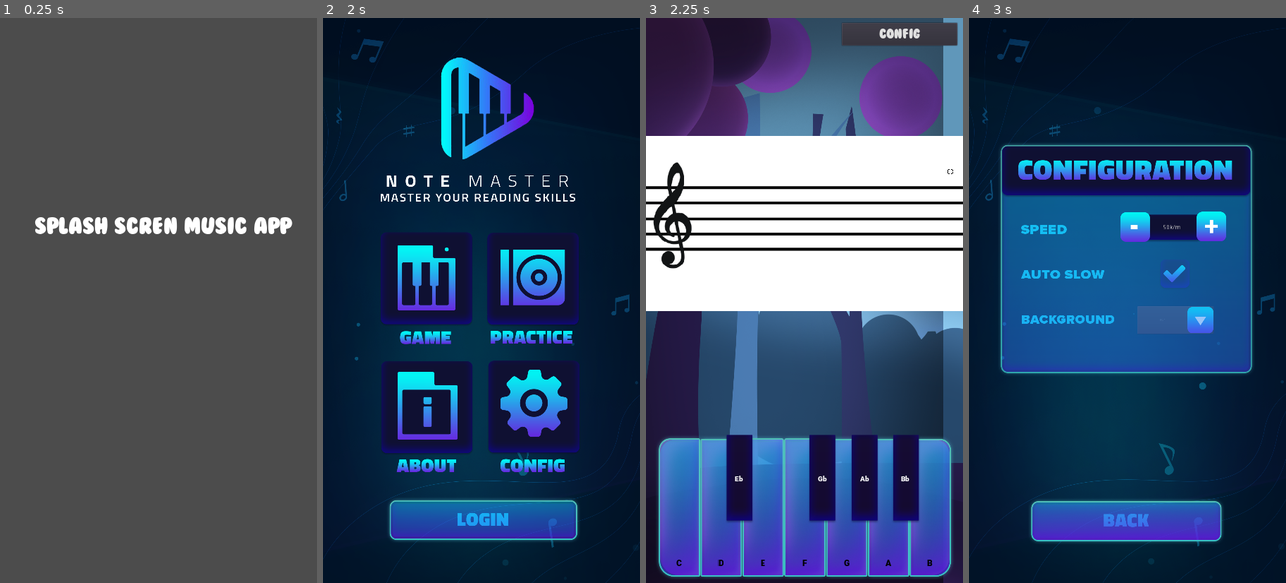
Above: before the commit, frames 1-4 (left to right).
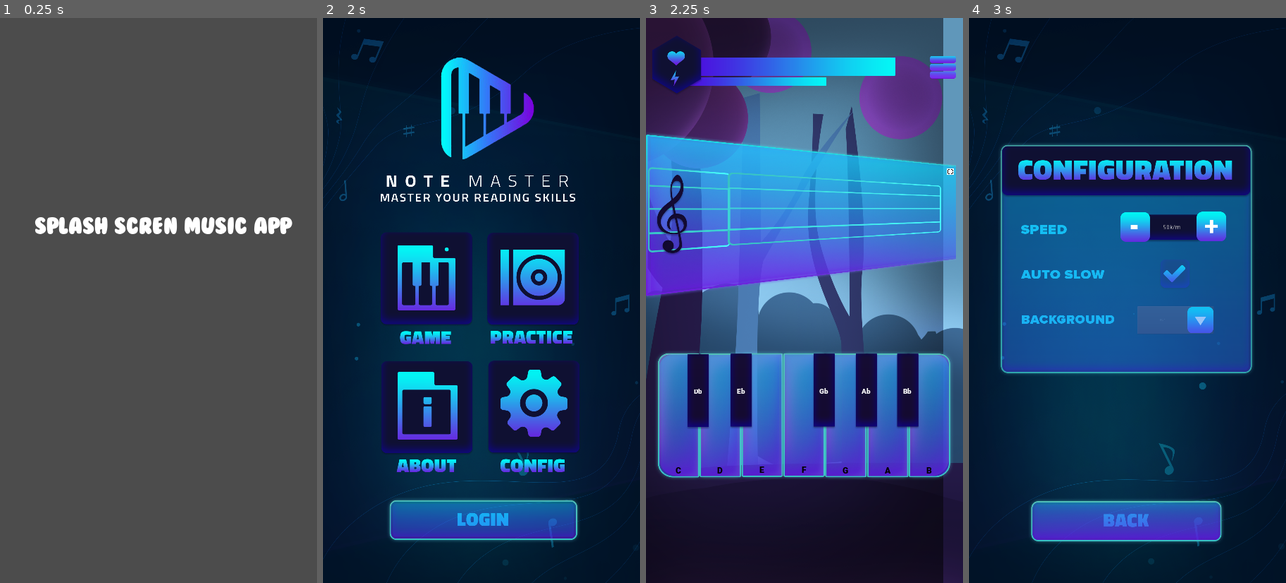
Above: after the commit, the same moments.

Repository: fernandobarahona/MusicApp
Game: Godot game, scene res://Scenes/Mains/SplashScreen.tscn
Same seed, same stepped clock (60 frames per second), same inputs: the game is played once before the commit and once after it.
Inputs (mouse positions are in pixels of both pictures, inside the frame that each line leads up to; where the layout moved, square brackets give the same spot in the first picture):
- Up to frame 1 (0.25 s): no input
- Up to frame 2 (2 s): tap Enter at 0.5 s; move the mouse to (551, 272) at 0.52 s; click (551, 272) at 0.67 s; tap Space at 1.25 s; move the mouse to (418, 328) at 1.27 s; click (418, 328) at 1.42 s
- Up to frame 3 (2.25 s): click (750, 277) at 2 s
- Up to frame 4 (3 s): click (1266, 68) [1222, 34] at 2.75 s

Frames 1-2 are identical in both runs. In frame 3, 72% of the frame differs, in the area x 0-100%, y 0-100%; in frame 4, nothing differs.

Commit message:
piano graphic added

Diff:
--- a/Scenes/Huds/PianoView.tscn
+++ b/Scenes/Huds/PianoView.tscn
@@ -87,152 +87,127 @@
 [ext_resource path="res://fonts/Roboto-Black.ttf" type="DynamicFontData" id=85]
 [ext_resource path="res://Sprites/Design/gameplay/_0011_Layer-76.png" type="Texture" id=86]
 [ext_resource path="res://Sprites/Design/gameplay/_0010_Layer-76-copy-2.png" type="Texture" id=87]
-[ext_resource path="res://Sprites/Design/gameplay/gameplay.jpg" type="Texture" id=88]
-
-[sub_resource type="StyleBoxFlat" id=3]
-bg_color = Color( 1, 1, 1, 1 )
-border_width_left = 2
-border_width_top = 2
-border_width_right = 2
-border_width_bottom = 2
-border_color = Color( 0, 0, 0, 1 )
-
-[sub_resource type="StyleBoxTexture" id=29]
+[ext_resource path="res://Audios/Keys/Db7.wav" type="AudioStream" id=89]
+[ext_resource path="res://Audios/Keys/Db8.wav" type="AudioStream" id=90]
+[ext_resource path="res://Audios/Keys/Db5.wav" type="AudioStream" id=91]
+[ext_resource path="res://Audios/Keys/Db6.wav" type="AudioStream" id=92]
+[ext_resource path="res://Audios/Keys/Db1.wav" type="AudioStream" id=93]
+[ext_resource path="res://Audios/Keys/Db2.wav" type="AudioStream" id=94]
+[ext_resource path="res://Audios/Keys/Db3.wav" type="AudioStream" id=95]
+[ext_resource path="res://Audios/Keys/Db4.wav" type="AudioStream" id=96]
+
+[sub_resource type="StyleBoxTexture" id=27]
 texture = ExtResource( 2 )
 region_rect = Rect2( 0, 0, 177, 514 )
 
-[sub_resource type="DynamicFont" id=5]
+[sub_resource type="StyleBoxTexture" id=2]
+texture = ExtResource( 2 )
+region_rect = Rect2( 0, 0, 177, 514 )
+
+[sub_resource type="DynamicFont" id=3]
 size = 20
 outline_color = Color( 0, 0, 0, 1 )
 extra_spacing_top = 250
 font_data = ExtResource( 85 )
 
-[sub_resource type="StyleBoxFlat" id=6]
-bg_color = Color( 1, 1, 1, 1 )
-border_width_left = 2
-border_width_top = 2
-border_width_right = 2
-border_width_bottom = 2
-border_color = Color( 0, 0, 0, 1 )
+[sub_resource type="StyleBoxTexture" id=28]
+texture = ExtResource( 87 )
+region_rect = Rect2( 0, 0, 177, 514 )
+
+[sub_resource type="StyleBoxTexture" id=5]
+texture = ExtResource( 87 )
+region_rect = Rect2( 0, 0, 177, 514 )
+
+[sub_resource type="StyleBoxTexture" id=29]
+texture = ExtResource( 87 )
+region_rect = Rect2( 0, 0, 177, 514 )
+
+[sub_resource type="StyleBoxTexture" id=7]
+texture = ExtResource( 87 )
+region_rect = Rect2( 0, 0, 177, 514 )
+
+[sub_resource type="StyleBoxTexture" id=30]
+texture = ExtResource( 87 )
+region_rect = Rect2( 0, 0, 177, 514 )
+
+[sub_resource type="StyleBoxTexture" id=9]
+texture = ExtResource( 87 )
+region_rect = Rect2( 0, 0, 177, 514 )
 
 [sub_resource type="StyleBoxTexture" id=31]
 texture = ExtResource( 87 )
 region_rect = Rect2( 0, 0, 177, 514 )
 
-[sub_resource type="StyleBoxFlat" id=8]
-bg_color = Color( 1, 1, 1, 1 )
-border_width_left = 2
-border_width_top = 2
-border_width_right = 2
-border_width_bottom = 2
-border_color = Color( 0, 0, 0, 1 )
+[sub_resource type="StyleBoxTexture" id=11]
+texture = ExtResource( 87 )
+region_rect = Rect2( 0, 0, 177, 514 )
 
 [sub_resource type="StyleBoxTexture" id=32]
 texture = ExtResource( 87 )
 region_rect = Rect2( 0, 0, 177, 514 )
 
-[sub_resource type="StyleBoxFlat" id=10]
-bg_color = Color( 1, 1, 1, 1 )
-border_width_left = 2
-border_width_top = 2
-border_width_right = 2
-border_width_bottom = 2
-border_color = Color( 0, 0, 0, 1 )
+[sub_resource type="StyleBoxTexture" id=13]
+texture = ExtResource( 87 )
+region_rect = Rect2( 0, 0, 177, 514 )
 
 [sub_resource type="StyleBoxTexture" id=33]
-texture = ExtResource( 87 )
-region_rect = Rect2( 0, 0, 177, 514 )
-
-[sub_resource type="StyleBoxFlat" id=12]
-bg_color = Color( 1, 1, 1, 1 )
-border_width_left = 2
-border_width_top = 2
-border_width_right = 2
-border_width_bottom = 2
-border_color = Color( 0, 0, 0, 1 )
+texture = ExtResource( 86 )
+region_rect = Rect2( 0, 0, 177, 514 )
+
+[sub_resource type="StyleBoxTexture" id=15]
+texture = ExtResource( 86 )
+region_rect = Rect2( 0, 0, 177, 514 )
 
 [sub_resource type="StyleBoxTexture" id=34]
-texture = ExtResource( 87 )
-region_rect = Rect2( 0, 0, 177, 514 )
-
-[sub_resource type="StyleBoxFlat" id=14]
-bg_color = Color( 1, 1, 1, 1 )
-border_width_left = 2
-border_width_top = 2
-border_width_right = 2
-border_width_bottom = 2
-border_color = Color( 0, 0, 0, 1 )
+texture = ExtResource( 13 )
+region_rect = Rect2( 0, 0, 96, 296 )
+
+[sub_resource type="StyleBoxTexture" id=17]
+texture = ExtResource( 13 )
+region_rect = Rect2( 0, 0, 96, 296 )
+
+[sub_resource type="DynamicFont" id=18]
+font_data = ExtResource( 85 )
 
 [sub_resource type="StyleBoxTexture" id=35]
-texture = ExtResource( 87 )
-region_rect = Rect2( 0, 0, 177, 514 )
-
-[sub_resource type="StyleBoxFlat" id=16]
-bg_color = Color( 1, 1, 1, 1 )
-border_width_left = 2
-border_width_top = 2
-border_width_right = 2
-border_width_bottom = 2
-border_color = Color( 0, 0, 0, 1 )
-
-[sub_resource type="StyleBoxTexture" id=30]
-texture = ExtResource( 86 )
-region_rect = Rect2( 0, 0, 177, 514 )
-
-[sub_resource type="StyleBoxFlat" id=21]
-bg_color = Color( 0, 0, 0, 1 )
-border_width_left = 2
-border_width_top = 2
-border_width_right = 2
-border_width_bottom = 2
-border_color = Color( 0, 0, 0, 1 )
+texture = ExtResource( 13 )
+region_rect = Rect2( 0, 0, 96, 296 )
+
+[sub_resource type="StyleBoxTexture" id=20]
+texture = ExtResource( 13 )
+region_rect = Rect2( 0, 0, 96, 296 )
+
+[sub_resource type="StyleBoxTexture" id=21]
+texture = ExtResource( 13 )
+region_rect = Rect2( 0, 0, 96, 296 )
+
+[sub_resource type="StyleBoxTexture" id=22]
+texture = ExtResource( 13 )
+region_rect = Rect2( 0, 0, 96, 296 )
 
 [sub_resource type="StyleBoxTexture" id=36]
 texture = ExtResource( 13 )
 region_rect = Rect2( 0, 0, 96, 296 )
 
-[sub_resource type="DynamicFont" id=20]
-font_data = ExtResource( 85 )
+[sub_resource type="StyleBoxTexture" id=24]
+texture = ExtResource( 13 )
+region_rect = Rect2( 0, 0, 96, 296 )
 
 [sub_resource type="StyleBoxTexture" id=37]
 texture = ExtResource( 13 )
 region_rect = Rect2( 0, 0, 96, 296 )
 
-[sub_resource type="StyleBoxTexture" id=38]
-texture = ExtResource( 13 )
-region_rect = Rect2( 0, 0, 96, 296 )
-
-[sub_resource type="StyleBoxFlat" id=25]
-bg_color = Color( 0, 0, 0, 1 )
-border_width_left = 2
-border_width_top = 2
-border_width_right = 2
-border_width_bottom = 2
-border_color = Color( 0, 0, 0, 1 )
-
-[sub_resource type="StyleBoxTexture" id=39]
-texture = ExtResource( 13 )
-region_rect = Rect2( 0, 0, 96, 296 )
-
-[sub_resource type="StyleBoxFlat" id=27]
-bg_color = Color( 0, 0, 0, 1 )
-border_width_left = 2
-border_width_top = 2
-border_width_right = 2
-border_width_bottom = 2
-border_color = Color( 0, 0, 0, 1 )
-
-[sub_resource type="StyleBoxTexture" id=40]
+[sub_resource type="StyleBoxTexture" id=26]
 texture = ExtResource( 13 )
 region_rect = Rect2( 0, 0, 96, 296 )
 
 [node name="Piano" type="Control"]
 anchor_right = 1.0
 anchor_bottom = 1.0
-margin_left = -4.3797
-margin_top = 1.22052
-margin_right = -4.3797
-margin_bottom = 1.22046
+margin_left = -6.1615
+margin_top = 29.7293
+margin_right = -6.1615
+margin_bottom = 29.7292
 script = ExtResource( 3 )
 __meta__ = {
 "_edit_use_anchors_": false
@@ -240,12 +215,12 @@
 
 [node name="C" type="Button" parent="."]
 margin_left = 25.0
-margin_top = 942.854
+margin_top = 721.854
 margin_right = 135.0
-margin_bottom = 1272.85
-custom_styles/focus = SubResource( 3 )
-custom_styles/normal = SubResource( 29 )
-custom_fonts/font = SubResource( 5 )
+margin_bottom = 1018.05
+custom_styles/focus = SubResource( 27 )
+custom_styles/normal = SubResource( 2 )
+custom_fonts/font = SubResource( 3 )
 custom_colors/font_color = Color( 0, 0, 0, 1 )
 custom_colors/font_color_hover = Color( 0, 0, 0, 1 )
 text = "C"
@@ -297,12 +272,12 @@
 
 [node name="D" type="Button" parent="."]
 margin_left = 120.0
-margin_top = 944.158
+margin_top = 723.158
 margin_right = 230.0
-margin_bottom = 1273.16
-custom_styles/focus = SubResource( 6 )
-custom_styles/normal = SubResource( 31 )
-custom_fonts/font = SubResource( 5 )
+margin_bottom = 1018.15
+custom_styles/focus = SubResource( 28 )
+custom_styles/normal = SubResource( 5 )
+custom_fonts/font = SubResource( 3 )
 custom_colors/font_color = Color( 0, 0, 0, 1 )
 custom_colors/font_color_hover = Color( 0, 0, 0, 1 )
 text = "D"
@@ -350,12 +325,12 @@
 
 [node name="E" type="Button" parent="."]
 margin_left = 215.0
-margin_top = 942.854
+margin_top = 721.854
 margin_right = 325.0
-margin_bottom = 1272.85
-custom_styles/focus = SubResource( 8 )
-custom_styles/normal = SubResource( 32 )
-custom_fonts/font = SubResource( 5 )
+margin_bottom = 1016.85
+custom_styles/focus = SubResource( 29 )
+custom_styles/normal = SubResource( 7 )
+custom_fonts/font = SubResource( 3 )
 custom_colors/font_color = Color( 0, 0, 0, 1 )
 custom_colors/font_color_hover = Color( 0, 0, 0, 1 )
 text = "E"
@@ -410,12 +385,12 @@
 
 [node name="F" type="Button" parent="."]
 margin_left = 310.0
-margin_top = 942.854
+margin_top = 721.854
 margin_right = 420.0
-margin_bottom = 1272.85
-custom_styles/focus = SubResource( 10 )
-custom_styles/normal = SubResource( 33 )
-custom_fonts/font = SubResource( 5 )
+margin_bottom = 1016.85
+custom_styles/focus = SubResource( 30 )
+custom_styles/normal = SubResource( 9 )
+custom_fonts/font = SubResource( 3 )
 custom_colors/font_color = Color( 0, 0, 0, 1 )
 custom_colors/font_color_hover = Color( 0, 0, 0, 1 )
 text = "F"
@@ -463,12 +438,12 @@
 
 [node name="G" type="Button" parent="."]
 margin_left = 405.0
-margin_top = 944.158
+margin_top = 723.158
 margin_right = 515.0
-margin_bottom = 1273.16
-custom_styles/focus = SubResource( 12 )
-custom_styles/normal = SubResource( 34 )
-custom_fonts/font = SubResource( 5 )
+margin_bottom = 1018.15
+custom_styles/focus = SubResource( 31 )
+custom_styles/normal = SubResource( 11 )
+custom_fonts/font = SubResource( 3 )
 custom_colors/font_color = Color( 0, 0, 0, 1 )
 custom_colors/font_color_hover = Color( 0, 0, 0, 1 )
 text = "G"
@@ -516,12 +491,12 @@
 
 [node name="A" type="Button" parent="."]
 margin_left = 500.0
-margin_top = 944.158
+margin_top = 723.158
 margin_right = 610.0
-margin_bottom = 1273.16
-custom_styles/focus = SubResource( 14 )
-custom_styles/normal = SubResource( 35 )
-custom_fonts/font = SubResource( 5 )
+margin_bottom = 1018.15
+custom_styles/focus = SubResource( 32 )
+custom_styles/normal = SubResource( 13 )
+custom_fonts/font = SubResource( 3 )
 custom_colors/font_color = Color( 0, 0, 0, 1 )
 custom_colors/font_color_hover = Color( 0, 0, 0, 1 )
 text = "A"
@@ -574,12 +549,12 @@
 
 [node name="B" type="Button" parent="."]
 margin_left = 595.0
-margin_top = 944.158
+margin_top = 723.158
 margin_right = 705.0
-margin_bottom = 1273.16
-custom_styles/focus = SubResource( 16 )
-custom_styles/normal = SubResource( 30 )
-custom_fonts/font = SubResource( 5 )
+margin_bottom = 1018.15
+custom_styles/focus = SubResource( 33 )
+custom_styles/normal = SubResource( 15 )
+custom_fonts/font = SubResource( 3 )
 custom_colors/font_color = Color( 0, 0, 0, 1 )
 custom_colors/font_color_hover = Color( 0, 0, 0, 1 )
 text = "B"
@@ -630,14 +605,72 @@
 stream = ExtResource( 57 )
 volume_db = 24.0
 
+[node name="Db" type="Button" parent="."]
+margin_left = 97.0
+margin_top = 731.0
+margin_right = 152.0
+margin_bottom = 903.0
+custom_styles/focus = SubResource( 34 )
+custom_styles/normal = SubResource( 17 )
+custom_fonts/font = SubResource( 18 )
+custom_colors/font_color = Color( 1, 1, 1, 1 )
+custom_colors/font_color_hover = Color( 1, 1, 1, 1 )
+custom_colors/font_color_pressed = Color( 1, 1, 1, 1 )
+text = "Db"
+script = ExtResource( 1 )
+__meta__ = {
+"_edit_use_anchors_": false
+}
+key_note = 7
+
+[node name="Player1" type="AudioStreamPlayer2D" parent="Db"]
+position = Vector2( -132.644, -0.157959 )
+stream = ExtResource( 93 )
+volume_db = 24.0
+
+[node name="Player2" type="AudioStreamPlayer2D" parent="Db"]
+position = Vector2( -132.644, -0.157959 )
+stream = ExtResource( 94 )
+volume_db = 24.0
+
+[node name="Player3" type="AudioStreamPlayer2D" parent="Db"]
+position = Vector2( -132.644, -0.157959 )
+stream = ExtResource( 95 )
+volume_db = 24.0
+
+[node name="Player4" type="AudioStreamPlayer2D" parent="Db"]
+position = Vector2( -132.644, -0.157959 )
+stream = ExtResource( 96 )
+volume_db = 24.0
+
+[node name="Player5" type="AudioStreamPlayer2D" parent="Db"]
+position = Vector2( -132.644, -0.157959 )
+stream = ExtResource( 91 )
+volume_db = 24.0
+
+[node name="Player6" type="AudioStreamPlayer2D" parent="Db"]
+position = Vector2( -132.644, -0.157959 )
+stream = ExtResource( 92 )
+volume_db = 24.0
+
+[node name="Player7" type="AudioStreamPlayer2D" parent="Db"]
+position = Vector2( -132.644, -0.157959 )
+stream = ExtResource( 89 )
+volume_db = 24.0
+
+[node name="Player8" type="AudioStreamPlayer2D" parent="Db"]
+position = Vector2( -132.644, -0.157959 )
+stream = ExtResource( 90 )
+volume_db = 24.0
+
 [node name="Eb" type="Button" parent="."]
-margin_left = 183.0
-margin_top = 943.0
+margin_left = 195.0
+margin_top = 730.0
 margin_right = 250.0
-margin_bottom = 1145.0
-custom_styles/focus = SubResource( 21 )
-custom_styles/normal = SubResource( 36 )
-custom_fonts/font = SubResource( 20 )
+margin_bottom = 902.0
+custom_styles/focus = SubResource( 35 )
+custom_styles/normal = SubResource( 20 )
+custom_fonts/font = SubResource( 18 )
 custom_colors/font_color = Color( 1, 1, 1, 1 )
 custom_colors/font_color_hover = Color( 1, 1, 1, 1 )
 custom_colors/font_color_pressed = Color( 1, 1, 1, 1 )
@@ -684,13 +717,13 @@
 volume_db = 24.0
 
 [node name="Gb" type="Button" parent="."]
-margin_left = 371.0
-margin_top = 943.0
+margin_left = 383.0
+margin_top = 730.0
 margin_right = 438.0
-margin_bottom = 1145.0
-custom_styles/focus = SubResource( 37 )
-custom_styles/normal = SubResource( 38 )
-custom_fonts/font = SubResource( 20 )
+margin_bottom = 902.0
+custom_styles/focus = SubResource( 21 )
+custom_styles/normal = SubResource( 22 )
+custom_fonts/font = SubResource( 18 )
 custom_colors/font_color = Color( 1, 1, 1, 1 )
 custom_colors/font_color_hover = Color( 1, 1, 1, 1 )
 custom_colors/font_color_pressed = Color( 1, 1, 1, 1 )
@@ -737,13 +770,13 @@
 volume_db = 24.0
 
 [node name="Ab" type="Button" parent="."]
-margin_left = 467.0
-margin_top = 943.0
+margin_left = 479.0
+margin_top = 730.0
 margin_right = 534.0
-margin_bottom = 1145.0
-custom_styles/focus = SubResource( 25 )
-custom_styles/normal = SubResource( 39 )
-custom_fonts/font = SubResource( 20 )
+margin_bottom = 902.0
+custom_styles/focus = SubResource( 36 )
+custom_styles/normal = SubResource( 24 )
+custom_fonts/font = SubResource( 18 )
 custom_colors/font_color = Color( 1, 1, 1, 1 )
 custom_colors/font_color_hover = Color( 1, 1, 1, 1 )
 custom_colors/font_color_pressed = Color( 1, 1, 1, 1 )
@@ -797,13 +830,13 @@
 attenuation = 0.225313
 
 [node name="Bb" type="Button" parent="."]
-margin_left = 561.0
-margin_top = 943.0
+margin_left = 573.0
+margin_top = 730.0
 margin_right = 628.0
-margin_bottom = 1145.0
-custom_styles/focus = SubResource( 27 )
-custom_styles/normal = SubResource( 40 )
-custom_fonts/font = SubResource( 20 )
+margin_bottom = 902.0
+custom_styles/focus = SubResource( 37 )
+custom_styles/normal = SubResource( 26 )
+custom_fonts/font = SubResource( 18 )
 custom_colors/font_color = Color( 1, 1, 1, 1 )
 custom_colors/font_color_hover = Color( 1, 1, 1, 1 )
 custom_colors/font_color_pressed = Color( 1, 1, 1, 1 )
@@ -861,10 +894,6 @@
 stream = ExtResource( 62 )
 volume_db = 24.0
 attenuation = 0.143587
-
-[node name="gameplay" type="Sprite" parent="Bb"]
-position = Vector2( 826.182, -444.956 )
-texture = ExtResource( 88 )
 
 [connection signal="button_down" from="C" to="." method="_on_C_button_down"]
 [connection signal="button_down" from="D" to="." method="_on_D_button_down"]
@@ -873,6 +902,7 @@
 [connection signal="button_down" from="G" to="." method="_on_G_button_down"]
 [connection signal="button_down" from="A" to="." method="_on_A_button_down"]
 [connection signal="button_down" from="B" to="." method="_on_B_button_down"]
+[connection signal="button_down" from="Db" to="." method="_on_Eb_button_down"]
 [connection signal="button_down" from="Eb" to="." method="_on_Eb_button_down"]
 [connection signal="button_down" from="Gb" to="." method="_on_Gb_button_down"]
 [connection signal="button_down" from="Ab" to="." method="_on_Ab_button_down"]
--- a/Scenes/Huds/SheetView.tscn
+++ b/Scenes/Huds/SheetView.tscn
@@ -1,8 +1,12 @@
-[gd_scene load_steps=4 format=2]
+[gd_scene load_steps=8 format=2]
 
-[ext_resource path="res://Sprites/sheet.png" type="Texture" id=1]
+[ext_resource path="res://Sprites/Design/gameplay/_0018_box.png" type="Texture" id=1]
 [ext_resource path="res://Scripts/Piano/SheetView.gd" type="Script" id=2]
 [ext_resource path="res://Sprites/note.PNG" type="Texture" id=3]
+[ext_resource path="res://Sprites/Design/gameplay/gameplay.jpg" type="Texture" id=4]
+[ext_resource path="res://Sprites/Design/gameplay/_0017_Layer-73.png" type="Texture" id=5]
+[ext_resource path="res://Sprites/Design/gameplay/_0016_Rectangle-3-copy-3.png" type="Texture" id=6]
+[ext_resource path="res://Sprites/Design/gameplay/_0014_Vector-Smart-Object.png" type="Texture" id=7]
 
 [node name="Sheet" type="Control"]
 anchor_right = 1.0
@@ -15,9 +19,23 @@
 }
 
 [node name="Sprite" type="Sprite" parent="."]
-position = Vector2( 388.251, 462.769 )
-scale = Vector2( 1.00879, 1.00879 )
+position = Vector2( 352.265, 443.892 )
+scale = Vector2( 0.567453, 0.567453 )
 texture = ExtResource( 1 )
+
+[node name="_0017_Layer-73" type="Sprite" parent="Sprite"]
+position = Vector2( -448.408, -21.5569 )
+scale = Vector2( 1.03756, 1.03756 )
+texture = ExtResource( 5 )
+
+[node name="_0016_Rectangle-3-copy-3" type="Sprite" parent="Sprite"]
+position = Vector2( 133.223, -25.2812 )
+scale = Vector2( 1.04206, 1.04206 )
+texture = ExtResource( 6 )
+
+[node name="_0014_Vector-Smart-Object" type="Sprite" parent="Sprite"]
+position = Vector2( -516.788, -0.174438 )
+texture = ExtResource( 7 )
 
 [node name="Highlight" type="Sprite" parent="."]
 position = Vector2( 761.485, 577.712 )
@@ -25,43 +43,43 @@
 texture = ExtResource( 3 )
 
 [node name="posA3" type="Position2D" parent="."]
-position = Vector2( 691.104, 577.931 )
+position = Vector2( 691.104, 530.931 )
 
 [node name="posB3" type="Position2D" parent="."]
-position = Vector2( 691.05, 561.985 )
+position = Vector2( 691.05, 518.985 )
 
 [node name="posC4" type="Position2D" parent="."]
-position = Vector2( 690.786, 545.859 )
+position = Vector2( 690.786, 505.859 )
 
 [node name="posD4" type="Position2D" parent="."]
-position = Vector2( 690.766, 529.553 )
+position = Vector2( 690.766, 490.553 )
 
 [node name="posE4" type="Position2D" parent="."]
-position = Vector2( 690.979, 520.695 )
+position = Vector2( 690.979, 482.695 )
 
 [node name="posF4" type="Position2D" parent="."]
-position = Vector2( 690.693, 505.081 )
+position = Vector2( 690.693, 471.081 )
 
 [node name="posG4" type="Position2D" parent="."]
-position = Vector2( 690.693, 486.351 )
+position = Vector2( 690.693, 459.351 )
 
 [node name="posA4" type="Position2D" parent="."]
-position = Vector2( 690.577, 470.292 )
+position = Vector2( 690.577, 446.292 )
 
 [node name="posB4" type="Position2D" parent="."]
-position = Vector2( 690.952, 452.313 )
+position = Vector2( 690.952, 429.313 )
 
 [node name="posC5" type="Position2D" parent="."]
-position = Vector2( 690.952, 433.209 )
+position = Vector2( 690.952, 414.209 )
 
 [node name="posD5" type="Position2D" parent="."]
-position = Vector2( 690.952, 416.353 )
+position = Vector2( 690.952, 400.353 )
 
 [node name="posE5" type="Position2D" parent="."]
-position = Vector2( 690.952, 397.999 )
+position = Vector2( 690.952, 389.999 )
 
 [node name="posF5" type="Position2D" parent="."]
-position = Vector2( 691.313, 381.77 )
+position = Vector2( 691.313, 378.77 )
 
 [node name="posG5" type="Position2D" parent="."]
 position = Vector2( 691.635, 371.876 )
@@ -71,3 +89,8 @@
 
 [node name="posB5" type="Position2D" parent="."]
 position = Vector2( 691.514, 345.269 )
+
+[node name="gameplay" type="Sprite" parent="."]
+position = Vector2( 1109.64, 637.223 )
+scale = Vector2( 0.580283, 0.580283 )
+texture = ExtResource( 4 )
--- a/Scenes/Mains/GameScene.tscn
+++ b/Scenes/Mains/GameScene.tscn
@@ -1,11 +1,26 @@
-[gd_scene load_steps=8 format=2]
+[gd_scene load_steps=17 format=2]
 
 [ext_resource path="res://fonts/Bubblegum.ttf" type="DynamicFontData" id=1]
 [ext_resource path="res://Scripts/SceneManager/GameScene.gd" type="Script" id=2]
 [ext_resource path="res://Scenes/Huds/PopupLeave.tscn" type="PackedScene" id=3]
 [ext_resource path="res://Scenes/Huds/PianoView.tscn" type="PackedScene" id=4]
 [ext_resource path="res://Scenes/Huds/SheetView.tscn" type="PackedScene" id=5]
-[ext_resource path="res://Sprites/Design/gameplay/_0019_bg.png" type="Texture" id=6]
+[ext_resource path="res://Sprites/Design/gameplay/gameplay.jpg" type="Texture" id=6]
+[ext_resource path="res://Sprites/Design/gameplay/_0019_bg.png" type="Texture" id=7]
+[ext_resource path="res://Sprites/Design/gameplay/_0008_buttons.png" type="Texture" id=8]
+[ext_resource path="res://Sprites/Design/gameplay/_0004_Rectangle-5-copy-7.png" type="Texture" id=9]
+[ext_resource path="res://Sprites/Design/gameplay/_0005_Rectangle-5-copy-5.png" type="Texture" id=10]
+[ext_resource path="res://Sprites/Design/gameplay/_0003_Polygon-1.png" type="Texture" id=11]
+[ext_resource path="res://Sprites/Design/gameplay/_0001_Layer-64.png" type="Texture" id=12]
+[ext_resource path="res://Sprites/Design/gameplay/_0002_Layer-65.png" type="Texture" id=13]
+
+[sub_resource type="StyleBoxTexture" id=2]
+texture = ExtResource( 8 )
+region_rect = Rect2( 0, 0, 99, 87 )
+
+[sub_resource type="StyleBoxTexture" id=3]
+texture = ExtResource( 8 )
+region_rect = Rect2( 0, 0, 99, 87 )
 
 [sub_resource type="DynamicFont" id=1]
 size = 30
@@ -24,19 +39,8 @@
 [node name="bg" type="TextureRect" parent="HUD"]
 margin_right = 720.0
 margin_bottom = 1280.0
-texture = ExtResource( 6 )
+texture = ExtResource( 7 )
 expand = true
-__meta__ = {
-"_edit_use_anchors_": false
-}
-
-[node name="btnConfig" type="Button" parent="HUD"]
-margin_left = 445.258
-margin_top = 11.2132
-margin_right = 707.258
-margin_bottom = 62.2132
-custom_fonts/font = SubResource( 1 )
-text = "Config"
 __meta__ = {
 "_edit_use_anchors_": false
 }
@@ -48,6 +52,73 @@
 margin_right = 84.0133
 margin_bottom = 344.478
 
+[node name="TextureRect" type="TextureRect" parent="HUD"]
+visible = false
+margin_right = 720.0
+margin_bottom = 1280.0
+texture = ExtResource( 6 )
+expand = true
+__meta__ = {
+"_edit_use_anchors_": false
+}
+
+[node name="btnConfig" type="Button" parent="HUD"]
+margin_left = 645.0
+margin_top = 86.0
+margin_right = 704.0
+margin_bottom = 137.0
+custom_styles/focus = SubResource( 2 )
+custom_styles/normal = SubResource( 3 )
+custom_fonts/font = SubResource( 1 )
+__meta__ = {
+"_edit_use_anchors_": false
+}
+
+[node name="TextureRect2" type="TextureRect" parent="HUD"]
+margin_left = 87.0
+margin_top = 134.0
+margin_right = 410.0
+margin_bottom = 154.0
+texture = ExtResource( 9 )
+expand = true
+
+[node name="TextureRect3" type="TextureRect" parent="HUD"]
+margin_left = 86.0
+margin_top = 89.0
+margin_right = 567.0
+margin_bottom = 131.0
+texture = ExtResource( 10 )
+expand = true
+__meta__ = {
+"_edit_use_anchors_": false
+}
+
+[node name="TextureRect4" type="TextureRect" parent="HUD"]
+margin_left = 10.715
+margin_top = 39.6854
+margin_right = 128.715
+margin_bottom = 176.685
+texture = ExtResource( 11 )
+expand = true
+
+[node name="TextureRect5" type="TextureRect" parent="HUD"]
+margin_left = 47.7387
+margin_top = 75.3182
+margin_right = 88.7387
+margin_bottom = 108.318
+texture = ExtResource( 12 )
+expand = true
+stretch_mode = 6
+
+[node name="TextureRect6" type="TextureRect" parent="HUD"]
+margin_left = 47.3297
+margin_top = 117.898
+margin_right = 84.3297
+margin_bottom = 154.898
+texture = ExtResource( 13 )
+expand = true
+stretch_mode = 6
+
 [node name="Piano" parent="." instance=ExtResource( 4 )]
 
 [node name="Sheet" parent="." instance=ExtResource( 5 )]
--- a/Scripts/Piano/PianoPlay.gd
+++ b/Scripts/Piano/PianoPlay.gd
@@ -19,6 +19,7 @@
 func _on_C_button_down():
 
 	emit_signal("piano_key_pressed", Note.new(GameManager.Notes.C,octave), $C)
+
 	match octave:
 		GameManager.Octave.oct_1: $C/Player1.play()
 		GameManager.Octave.oct_2: $C/Player2.play()
--- a/Scripts/SceneManager/MainMenu.gd
+++ b/Scripts/SceneManager/MainMenu.gd
@@ -21,6 +21,9 @@
 
 
 func _on_btnGame_pressed():
+	$Effet.interpolate_property($HUD/Bg/btnGame, 'rect/scale',
+	$HUD/Bg/btnGame.get_scale(), Vector2(2.0, 2.0), 0.3, Tween.TRANS_LINEAR, Tween.EASE_IN)
+	$Effet.start()
 	get_tree().change_scene("res://Scenes/Mains/GameScene.tscn")
 
 
@@ -38,11 +41,3 @@
 
 func _on_btnLogin_pressed():
 	pass # Replace with function body.
-
-
-func _on_btnGame_gui_input(event):
-	if event.is_pressed():
-		print("click")
-		$Effet.interpolate_property($HUD/Bg/btnGame, 'transform/scale',
-		$HUD/Bg/btnGame.get_scale(), Vector2(2.0, 2.0), 0.3,
-		Tween.TRANS_QUAD, Tween.EASE_OUT)
Not shown: 1 places in Scenes/Huds/PianoView.tscn that only renumber resources
